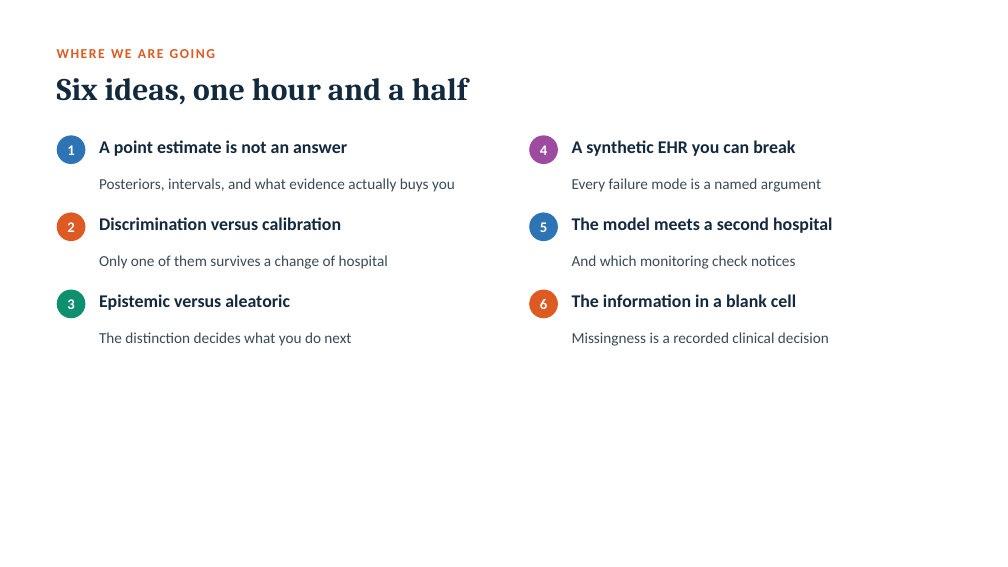
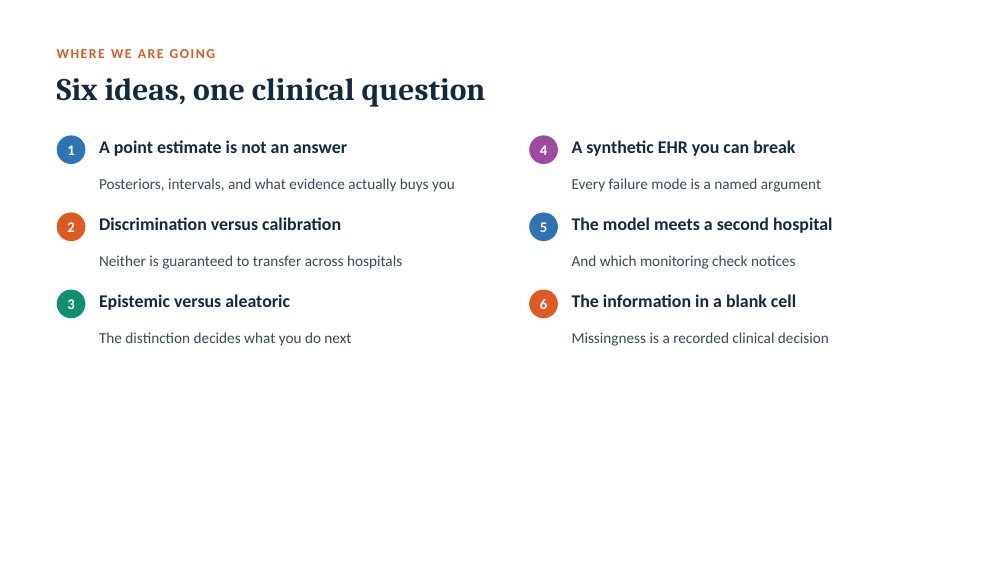
Before and after one commit to vafaei-ar/ai-uncertainty-2026-healthcare, a slide deck: slide 3 of slides/lecture1_honest_probabilities.pptx. Drawn at 1008x567 pixels with LibreOffice and Linux fonts; fonts in the diff are those of the drawing. Boxes give left, top, right and bottom in pixels: in the first picture for what was removed or moved away, otherwise in the second. Text is boxed around its words. In the diff, an @@ line names an element or a change of style, - is before the commit and + after.

```diff
--- a/slides/lecture1_honest_probabilities.pptx
+++ b/slides/lecture1_honest_probabilities.pptx
@@ text at (57,78,486,107): text changed @@
-Six ideas, one hour and a half
+Six ideas, one clinical question
@@ text at (99,255,402,269): text changed @@
-Only one of them survives a change of hospital
+Neither is guaranteed to transfer across hospitals
```
Also in this commit, not shown: 4 other slides changed, 25 other files.
